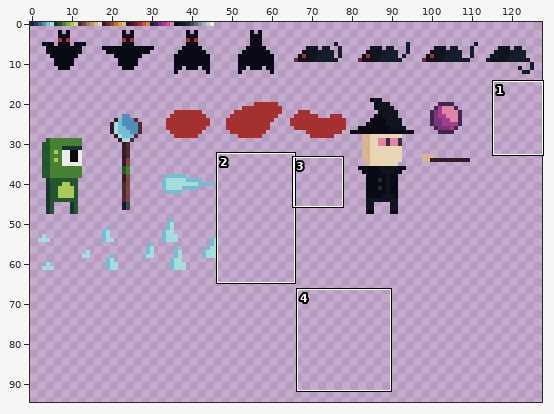
Sprite sheet -- Resourses/Enemy.png. Above, an overview of the earlier version with the close-up marked.
Close-up. Old version:
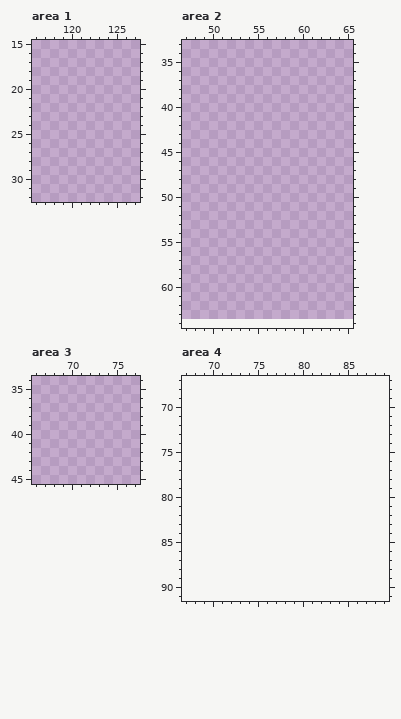
The file is 128x64 pixels. Shown: area 1: x 116..127, y 15..32; area 2: x 47..65, y 33..64; area 3: x 66..77, y 34..45; area 4: x 67..89, y 67..91. The old version is drawn lined up with the new one, on the new canvas. The wide view leaves out empty margins. The commit also changed other parts of the picture, which this record leaves out.
After:
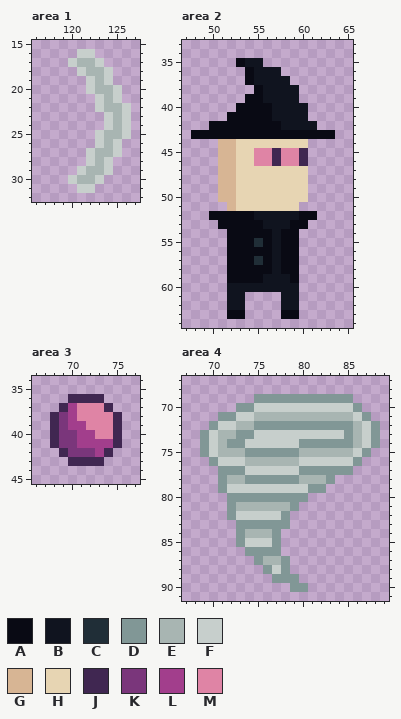
Palette (. is transparent): A #090a14  B #10141f  C #202e37  D #819796  E #a8b5b2  F #c7cfcc  G #d7b594  H #e7d5b3  J #402751  K #7a367b  L #a23e8c  M #df84a5
Edits made:
canvas 128x64 -> 128x96
Area 1:
y 16: x 121..122 .. -> FF
y 17: x 120..123 .... -> FEEF
y 18: x 121..124 .... -> FEEF
y 19: x 122..124 ... -> FEF
y 20: x 122..125 .... -> FEEF
y 21: x 123..125 ... -> FEF
y 22: x 123..126 .... -> FEEF
y 23..24: x 124..126 ... -> FEF
y 25: x 123..126 .... -> FEEF
y 26: x 123..125 ... -> FEF
y 27: x 122..125 .... -> FEEF
y 28: x 122..124 ... -> FEF
y 29: x 121..124 .... -> FEEF
y 30: x 120..123 .... -> FEEF
y 31: x 121..122 .. -> FF
Area 2:
y 35: x 53..55 ... -> ABB
y 36: x 54..57 .... -> ABBB
y 37: x 54..58 ..... -> ABBBB
y 38: x 55..59 ..... -> ABBBB
y 39: x 54..59 ...... -> AABBBB
y 40: x 53..60 ........ -> AAAABBBB
y 41: x 52..60 ......... -> AAAAABBBB
y 42: x 50..61 ............ -> AAAAAAAABBBB
y 43: x 48..63 ................ -> AAAAAAAAAAAAAAAA
y 44: x 51..60 .......... -> GGHHHHHHHH
y 45..46: x 51..60 .......... -> GGHHMMJMMJ
y 47..50: x 51..60 .......... -> GGHHHHHHHH
y 51: x 52..59 ........ -> GHHHHHHH
y 52: x 50..61 ............ -> AAAAABBBBBAA
y 53: x 51..60 .......... -> AAAAABBBAA
y 54: x 52..59 ........ -> AAAAABAA
y 55: x 52..59 ........ -> AAACABAA
y 56: x 52..59 ........ -> AAAAABAA
y 57: x 52..59 ........ -> AAACABAA
y 58: x 52..59 ........ -> AAAAABAA
y 59: x 52..59 ........ -> AAAABBBA
y 60: x 52..59 ........ -> BBBBBBBB
y 61..62: x 52..53 .. -> BB; x 58..59 .. -> BB
y 63: x 52..53 .. -> AA; x 58..59 .. -> AA
Area 3:
y 36: x 70..73 .... -> JJJJ
y 37: x 69..74 ...... -> JLMMMJ
y 38: x 68..75 ........ -> JKLMMMMJ
y 39: x 68..75 ........ -> JKLLMMMJ
y 40: x 68..75 ........ -> JKKLLMMJ
y 41: x 68..75 ........ -> JKKLLLLJ
y 42: x 69..74 ...... -> JKKKLJ
y 43: x 70..73 .... -> JJJJ
Area 4:
y 69: x 75..85 ........... -> DDDDDDDDDDD
y 70: x 73..86 .............. -> DDFFFFFFFFFFFD
y 71: x 71..87 ................. -> DDFFEEEEEEEEEEEFD
y 72: x 70..88 ................... -> DFFEEDDDDDDDDDDDEFD
y 73: x 69..88 .................... -> DFEEDDFFFFFFFFFFDEFD
y 74: x 69..88 .................... -> DFEDDFFFFFFDDDDDDEFD
y 75: x 69..87 ................... -> DFEEEDDDDDDEEEEEEFD
y 76: x 70..86 ................. -> DFFFEEEEEEFFFFFFD
y 77: x 71..85 ............... -> DDDFFFFFFDDDDDD
y 78: x 71..83 ............. -> DEEDDDDDDEEED
y 79: x 71..82 ............ -> DFFFFFFFFFDD
y 80: x 72..80 ......... -> DDDDDDDDD
y 81: x 72..79 ........ -> DEEEEEED
y 82: x 72..78 ....... -> DFFFFFD
y 83: x 73..78 ...... -> DDDDDD
y 84: x 73..77 ..... -> DEEED
y 85: x 73..77 ..... -> DFFFD
y 86: x 74..77 .... -> DDDD
y 87: x 75..78 .... -> DEED
y 88: x 76..78 ... -> DFD
y 89: x 77..79 ... -> DDD
y 90: x 79..80 .. -> DD
Where, in picture pixels (left, top, right, bottom), the same in both close-ups:
added: (68, 49, 131, 193)
added: (191, 58, 335, 319)
added: (50, 394, 122, 466)
added: (200, 394, 380, 592)
